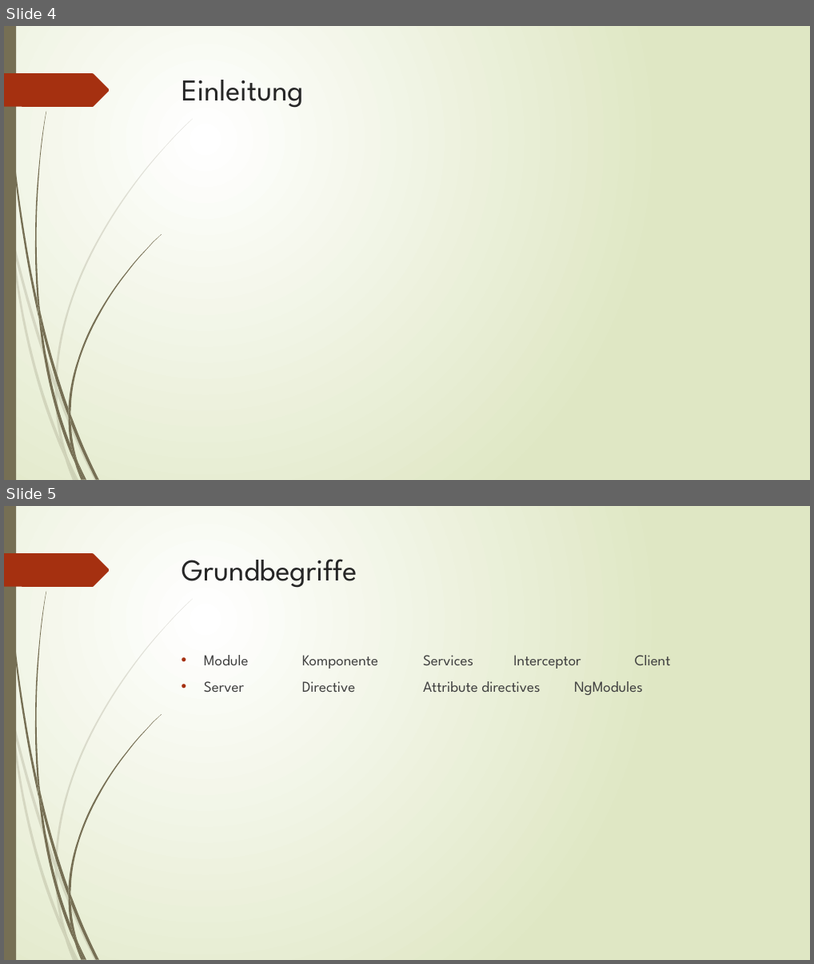
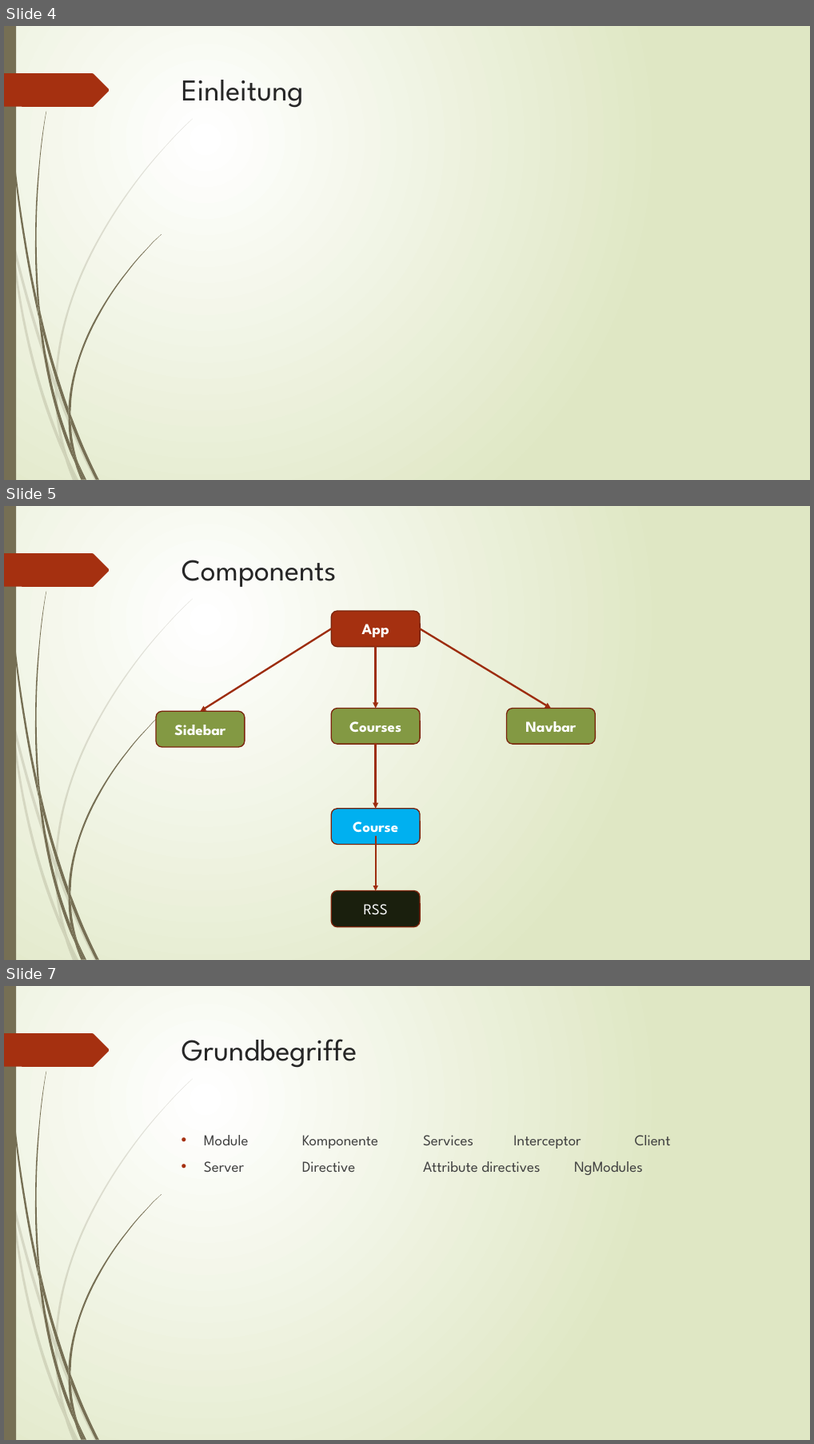
Before and after one commit to Ghislain1/zoe-fb-app, a slide deck: Angular.pptx. Shown one above the other, each under a label of ours: slides 4 and 5 before the commit, slides 4, 5 and 7 after it; the slides between them are not shown. The pictures are 814x964 and 814x1444 pixels, drawn with LibreOffice and Linux fonts; fonts in the diff are those of the drawing. Boxes give left, top, right and bottom in pixels: in the first picture for what was removed or moved away, otherwise in the second. Text is boxed around its words. In the diff, an @@ line names an element or a change of style, - is before the commit and + after.

```diff
--- a/Angular.pptx
+++ b/Angular.pptx
@@ slide 5 added at box(4, 506, 810, 960), background gradient #FFFFFF to #DFE8C4; not listed: 24 template elements that a slide beside it also shows @@
@@ title added at box(182, 560, 337, 587), 36 pt, text #262626 @@
+Components
@@ rounded rectangle added at box(331, 611, 420, 646), fill #A53010, outline #7A240C 1.25 pt, 18 pt, text #FFFFFF, bold @@
+App
@@ arrow added from (331, 629) to (201, 711), #9E2E0F 2.25 pt @@
@@ arrow added from (376, 646) to (376, 708), #9E2E0F 2.25 pt @@
@@ arrow added from (420, 629) to (551, 708), #9E2E0F 2.25 pt @@
@@ rounded rectangle added at box(156, 711, 245, 747), fill #839943, outline #7A240C 1.25 pt, 18 pt, text #FFFFFF, bold @@
+Sidebar
@@ rounded rectangle added at box(331, 708, 420, 744), fill #839943, outline #7A240C 1.25 pt, 18 pt, text #FFFFFF, bold @@
+Courses
@@ rounded rectangle added at box(506, 708, 596, 744), fill #839943, outline #7A240C 1.25 pt, 18 pt, text #FFFFFF, bold @@
+Navbar
@@ arrow added from (376, 744) to (376, 808), #9E2E0F 2.25 pt @@
@@ rounded rectangle added at box(331, 808, 420, 844), fill #00B0F0, outline #7A240C 1.25 pt, 18 pt, text #FFFFFF, bold @@
+Course
@@ arrow added from (376, 836) to (376, 890), #9E2E0F 2 pt @@
@@ rounded rectangle added at box(331, 890, 420, 927), fill #1A1F0D, outline #7A240C 1.25 pt, 18 pt, text #FFFFFF @@
+RSS
@@ what was slide 5 is now slide 7 @@
```
Also in this commit, not shown: 2 slides changed, 1 other slide added, 42 other files.
